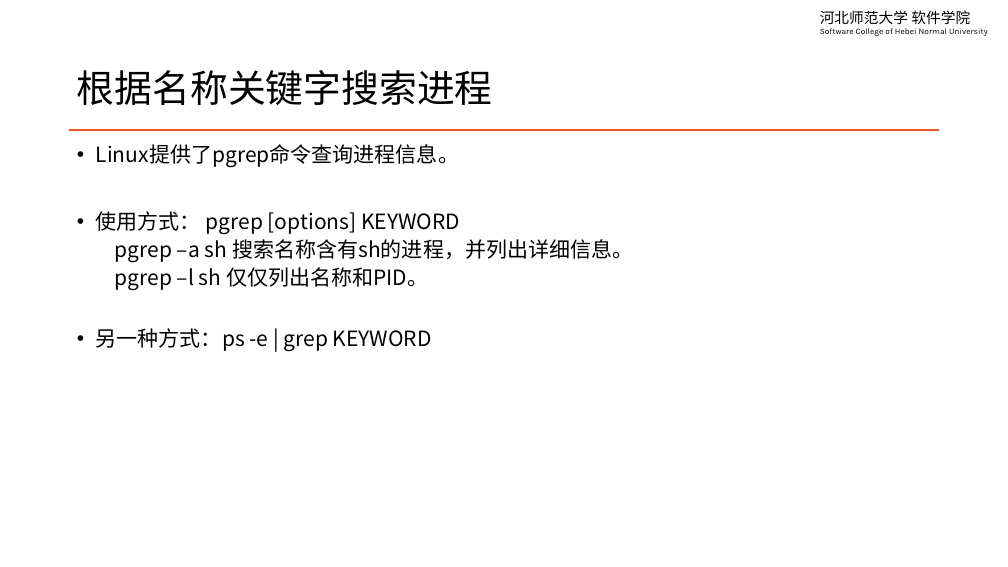
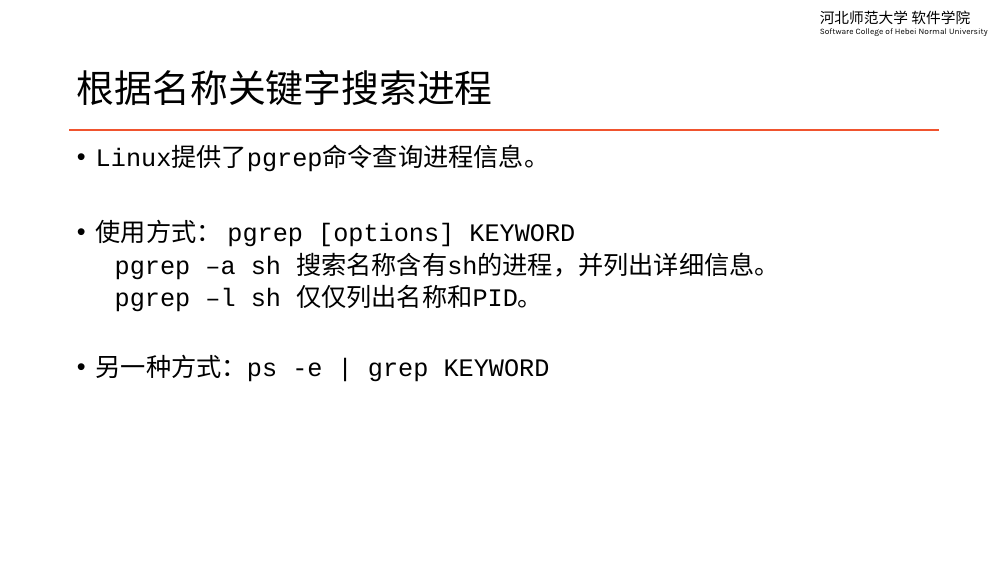
Before and after one commit to edu2act/course-linux-system, a slide deck: slide 6 of materials/slides/ch09-process-managment.pptx. Drawn at 1008x567 pixels with LibreOffice and Linux fonts; fonts in the diff are those of the drawing. Boxes give left, top, right and bottom in pixels: in the first picture for what was removed or moved away, otherwise in the second. Text is boxed around its words. In the diff, an @@ line names an element or a change of style, - is before the commit and + after.

```diff
--- a/materials/slides/ch09-process-managment.pptx
+++ b/materials/slides/ch09-process-managment.pptx
@@ text "Linux提供了pgrep命令查询进程信息。" at (96, 147, 780, 382): size 20 to 24 pt, font Noto Sans CJK SC to Courier New @@
```
Also in this commit, not shown: 7 other slides changed, 1 other file.
